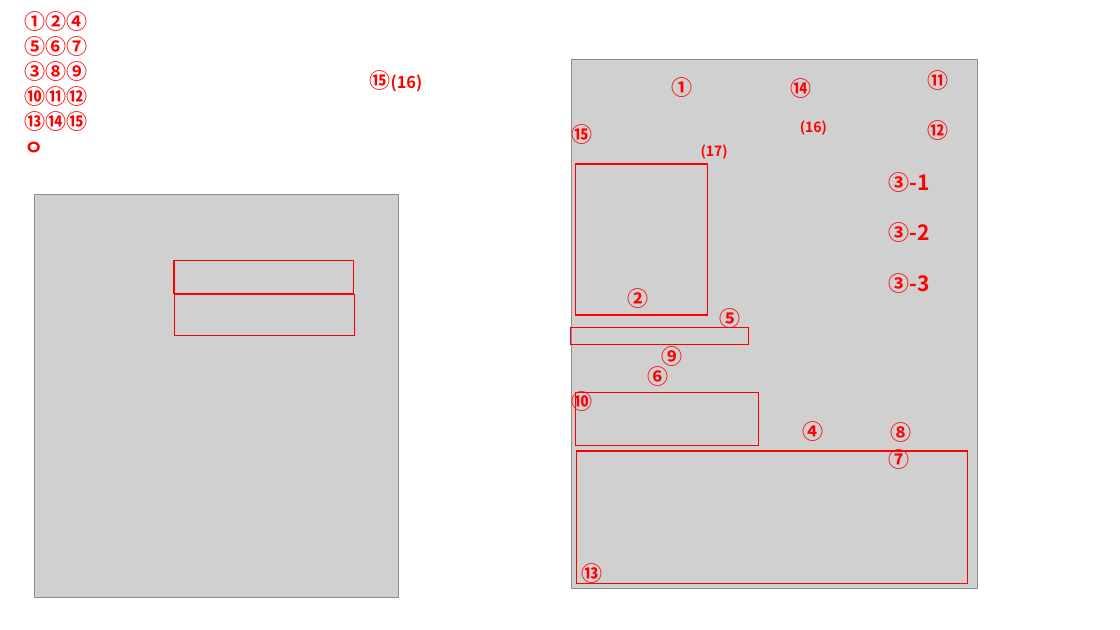
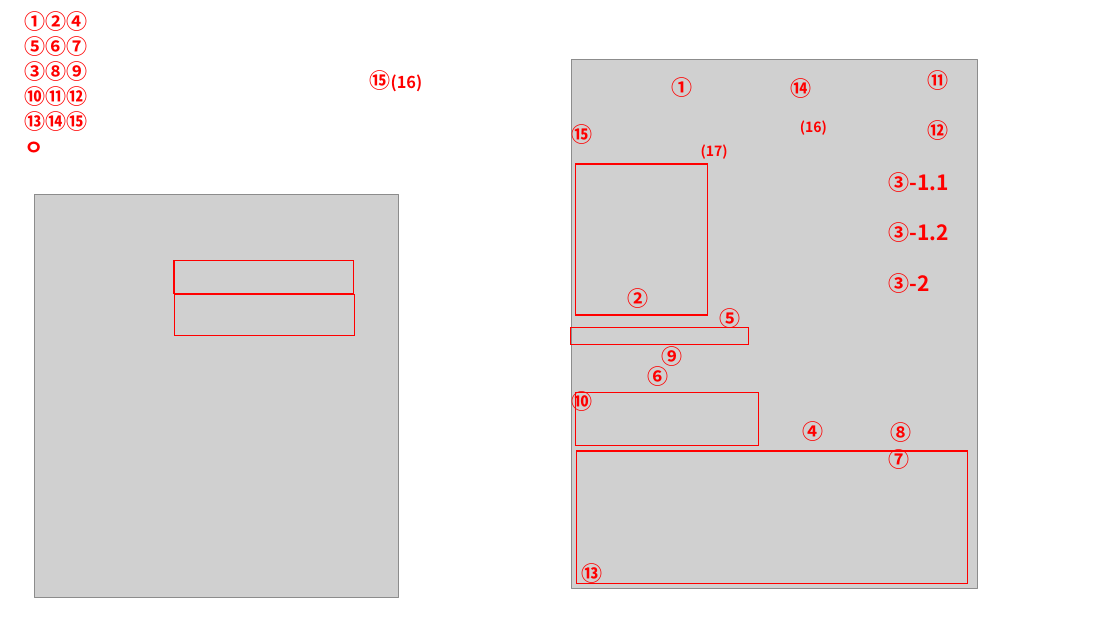
Before and after one commit to ezdiatech/OpenDoc, a slide deck: slide 3 of AnalysisSW/01.Manual/사용한ppt/analy메뉴.pptx. Drawn at 1120x630 pixels with LibreOffice and Linux fonts; fonts in the diff are those of the drawing; grey boxes stand for pictures. Boxes give left, top, right and bottom in pixels: in the first picture for what was removed or moved away, otherwise in the second. Text is boxed around its words. In the diff, an @@ line names an element or a change of style, - is before the commit and + after.

Commit message:
매뉴얼 수정

```diff
--- a/AnalysisSW/01.Manual/사용한ppt/analy메뉴.pptx
+++ b/AnalysisSW/01.Manual/사용한ppt/analy메뉴.pptx
@@ text at (x1=888, y1=172, x2=948, y2=242): text changed @@
-③-1
+③-1.1
+③-1.2
@@ text at (x1=888, y1=273, x2=929, y2=293): paragraph removed @@
-③-3
```
